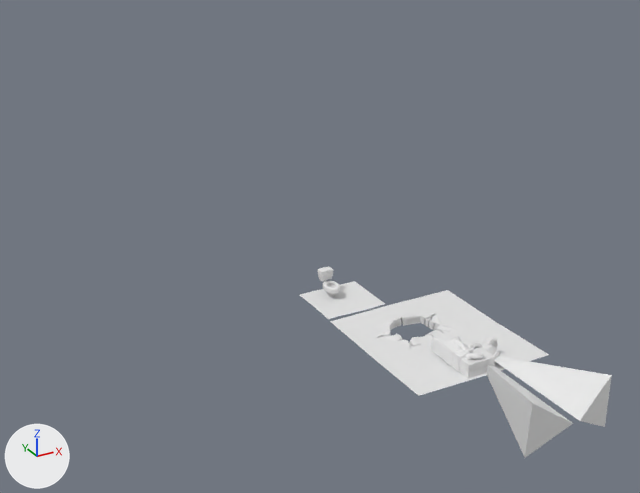
The Blender file Gregu/room1.blend as it was, and as the next commit left it.
One viewpoint serves both versions: a camera (50 mm lens) standing at (-15.02, -17.34, 13.4) and looking at (-2.86, 4.76, 2.36). Every picture has the same lights, and +X, +Y and +Z are marked at lower left.
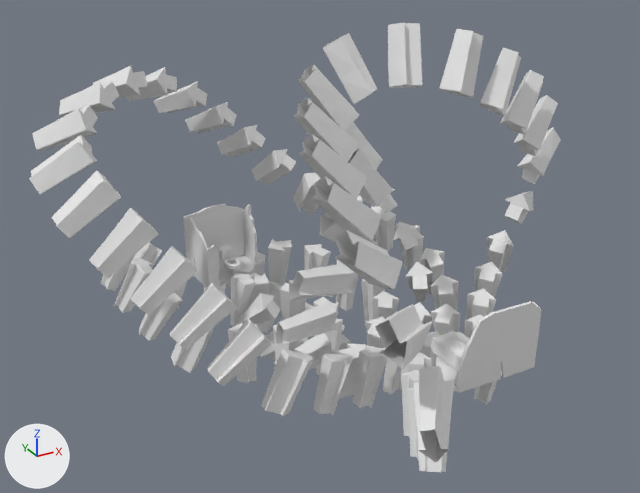
ob_beziercurve is not drawn itself; it is used by a modifier of ob_arrows.

Where the change shows, as pixel boxes [x1, y1, x2, y2] in the pictures (640 x 493 px):
'arrows', shown
    after: [29, 22, 561, 472]
'Plane.016', hidden
    before: [300, 281, 549, 396]
'Sphere.001', hidden
    before: [487, 356, 612, 457]
'Plane.003', shown
    after: [436, 301, 541, 393]
'Plane.014', shown
    after: [183, 204, 258, 289]
'Sphere', hidden
    before: [470, 338, 500, 364]
'Cylinder.011', shown
    after: [218, 245, 241, 274]
'Cylinder.013', shown
    after: [224, 258, 241, 267]

The change, as a list of edits to the scene's bpy script:
```text
Change ob_plane_014:
    remove ob_plane_014.hide_set(True)  # its collection is switched off
Change ob_cylinder_013:
    remove ob_cylinder_013.hide_set(True)  # its collection is switched off
Change ob_cylinder_011:
    remove ob_cylinder_011.hide_set(True)  # its collection is switched off
Change ob_beziercurve:
    remove ob_beziercurve.hide_set(True)  # its collection is switched off
Change ob_arrows:
    ob_arrows.location: (0.0, 0.0, 0.0) -> (0.3, -0.06, 0.1)
    remove ob_arrows.hide_set(True)  # its collection is switched off
Change ob_plane_003:
    remove ob_plane_003.hide_set(True)  # its collection is switched off
Change ob_sphere_001:
    ob_sphere_001.location: (0.0, 0.0, 0.0) -> (-0.83, 2.61, 0.5)
    ob_sphere_001.rotation_euler: (0.0, 0.0, 0.0) -> (-0.0489, -0.0979, -0.47)  # degrees (0, 0, 0) -> degrees (-2.8, -5.6, -27)
    add ob_sphere_001.hide_viewport = True
Change ob_sphere:
    ob_sphere.location: (0.0, 0.0, 0.0) -> (-0.83, 2.61, 0.5)
    ob_sphere.rotation_euler: (0.0, 0.0, 0.0) -> (-0.0489, -0.0979, -0.47)  # degrees (0, 0, 0) -> degrees (-2.8, -5.6, -27)
    add ob_sphere.hide_set(True)  # its collection is switched off
Change ob_plane_016:
    add ob_plane_016.hide_set(True)  # its collection is switched off
```
